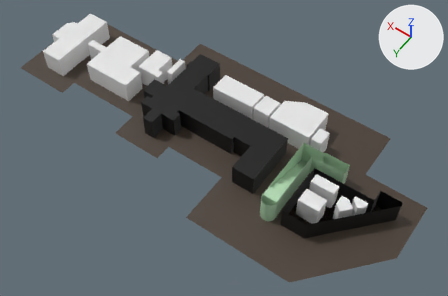
What one commit did to the glTF model public/models/basement.glb.
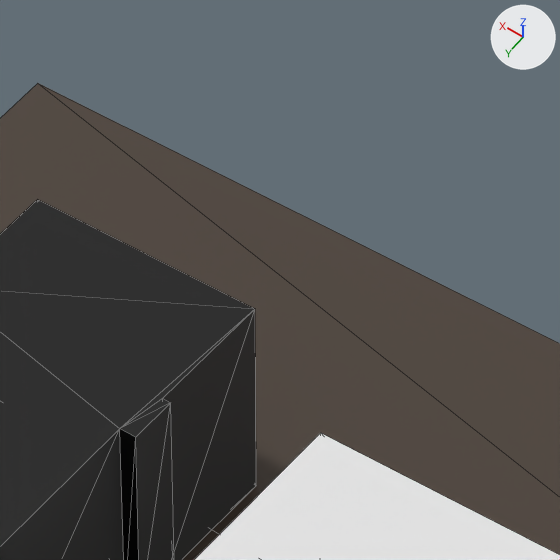
Each version appears first whole from a 50 mm lens placed at (1.4, 4.23, 5.29), pointed at (3.83, 0.84, -0.05), and next in a close-up on the part from 44% to 55% of the width and 12% to 29% of the height. Lighting does not change. The marker at upper right points along +X, +Y and +Z. The last two pictures show the newer version. The close-ups show mesh edges as thin lines. Where no turn or scale is listed for an object, it has been applied to the vertices.

Objects in the first close-up: 'BA', 'Disc', 'ground'.
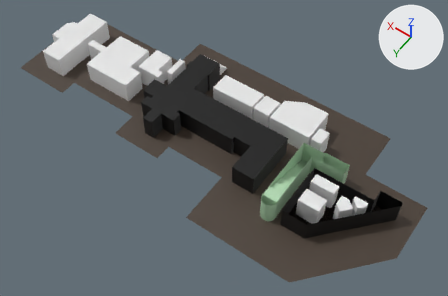
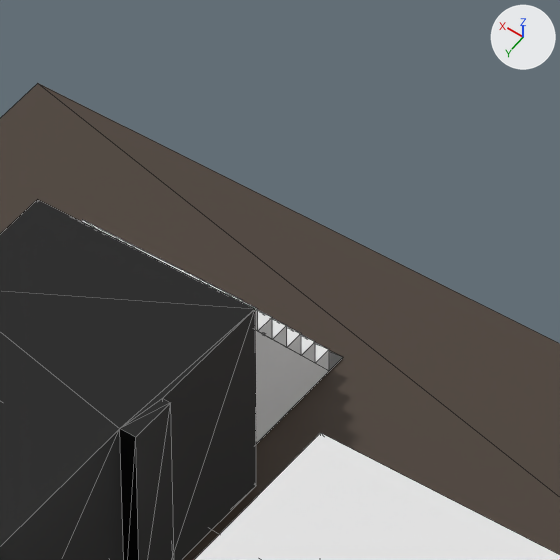
Patch to the scene script:
```diff
--- a/public/models/basement.glb.py
+++ b/public/models/basement.glb.py
@@ mat_material_005 @@
 mat_material_005 = principled_material('Material.005')
-mat_material_005.base_color = (0.445, 0.687, 0.445)  # green #b2d8b2
+mat_material_005.base_color = (0.0, 0.0, 0.0)  # black #000000
@@ me_plane @@
 me_plane.from_pydata(...)  # 64 vertices, 124 faces; spans x -1.72..-0.05, y -1.22..-0.08, z 0.0..0.26
-me_plane.materials.append(mat_material_001)  # black #000000
+me_plane.materials.append(mat_material_005)  # black #000000
@@ me_cube_005 @@
+me_cube_005.from_pydata(...)  # 38 vertices, 72 faces; spans x -0.104..0.104, y -0.104..0.103, z -0.1..0.154
@@ ob_cube_001 @@
+ob_cube_001 = bpy.data.objects.new('Cube.001', me_cube_005)
+ob_cube_001.location = (4.576, -0.04, 0.102)
```

What differs and where, as boxes (x1, y1, x2, y2) in the close-ups (560 x 560 px):
'Cube.001', added
    after: (81, 220, 343, 444)
